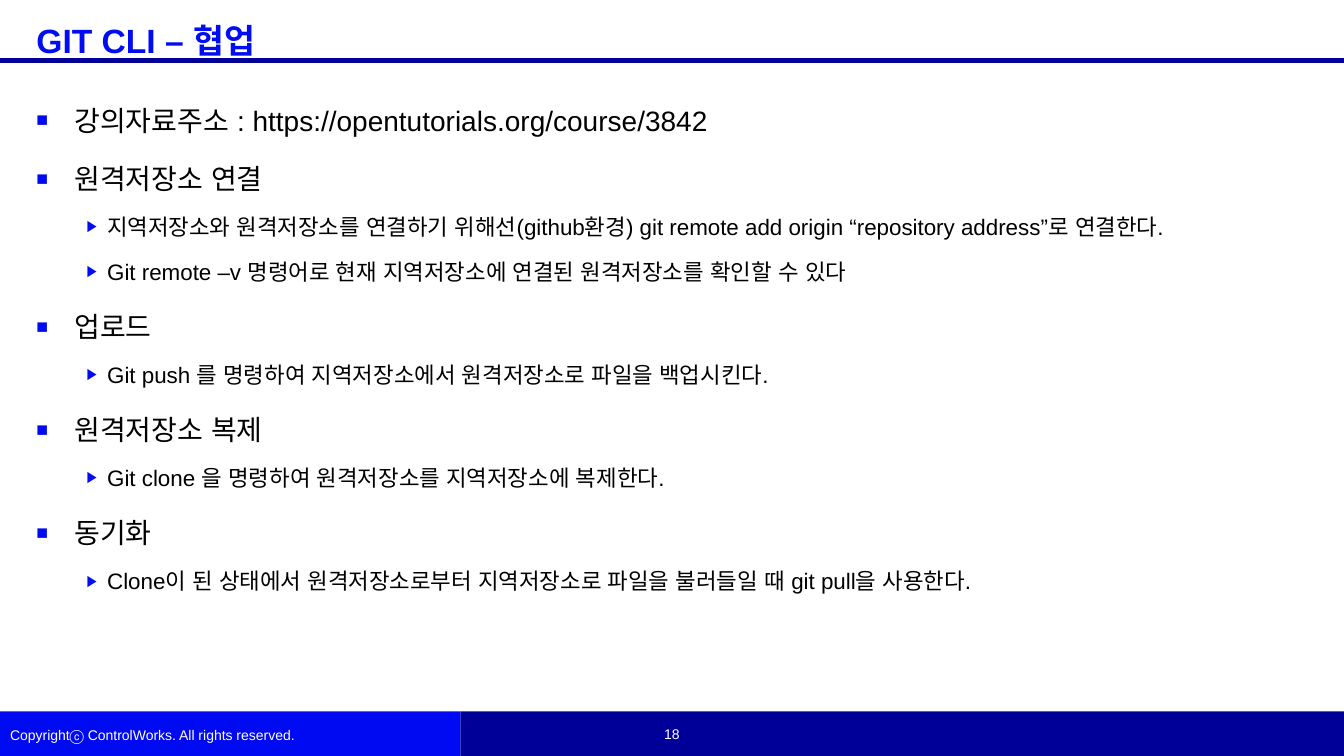
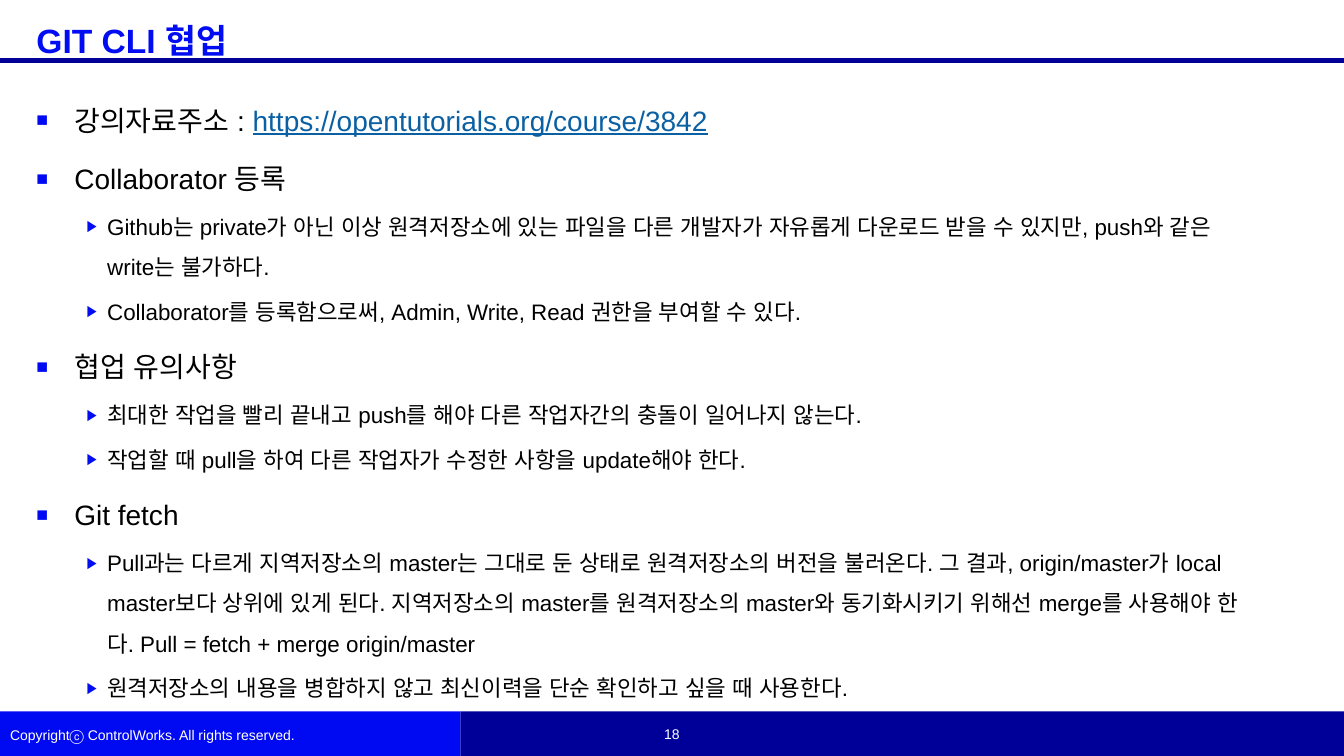
Before and after one commit to woojinKwon/kwj6355, a slide deck: slide 19 of 권우진 학생 자료.pptx. Drawn at 1344x756 pixels with LibreOffice and Linux fonts; fonts in the diff are those of the drawing; background and template pictures are left out. Boxes give left, top, right and bottom in pixels: in the first picture for what was removed or moved away, otherwise in the second. Text is boxed around its words. In the diff, an @@ line names an element or a change of style, - is before the commit and + after.

```diff
--- a/권우진 학생 자료.pptx
+++ b/권우진 학생 자료.pptx
@@ text at box(36, 24, 227, 62): text changed @@
-GIT CLI – 협업
+GIT CLI 협업
@@ text at box(74, 107, 708, 136): text colour #000000 to #0A60A3, underline on in "https://opentutorials.org/course/3842" @@
@@ text at box(74, 166, 1238, 698): text changed @@
-■ 원격저장소 연결
-  ▶ 지역저장소와 원격저장소를 연결하기 위해선(github환경) git remote add origin “repository address”로 연결한다.
-  ▶ Git remote –v 명령어로 현재 지역저장소에 연결된 원격저장소를 확인할 수 있다
-■ 업로드
-  ▶ Git push 를 명령하여 지역저장소에서 원격저장소로 파일을 백업시킨다.
-■ 원격저장소 복제
-  ▶ Git clone 을 명령하여 원격저장소를 지역저장소에 복제한다.
-■ 동기화
-  ▶ Clone이 된 상태에서 원격저장소로부터 지역저장소로 파일을 불러들일 때 git pull을 사용한다.
+■ Collaborator 등록
+  ▶ Github는 private가 아닌 이상 원격저장소에 있는 파일을 다른 개발자가 자유롭게 다운로드 받을 수 있지만, push와 같은 write는 불가하다.
+  ▶ Collaborator를 등록함으로써, Admin, Write, Read 권한을 부여할 수 있다.
+■ 협업 유의사항
+  ▶ 최대한 작업을 빨리 끝내고 push를 해야 다른 작업자간의 충돌이 일어나지 않는다.
+  ▶ 작업할 때 pull을 하여 다른 작업자가 수정한 사항을 update해야 한다.
+■ Git fetch
+  ▶ Pull과는 다르게 지역저장소의 master는 그대로 둔 상태로 원격저장소의 버전을 불러온다. 그 결과, origin/master가 local master보다 상위에 있게 된다. 지역저장소의 master를 원격저장소의 master와 동기화시키기 위해선 merge를 사용해야 한다. Pull = fetch + merge origin/master
+  ▶ 원격저장소의 내용을 병합하지 않고 최신이력을 단순 확인하고 싶을 때 사용한다.
```
Also in this commit, not shown: 3 other slides changed, 2 slides added, 1 other file.
